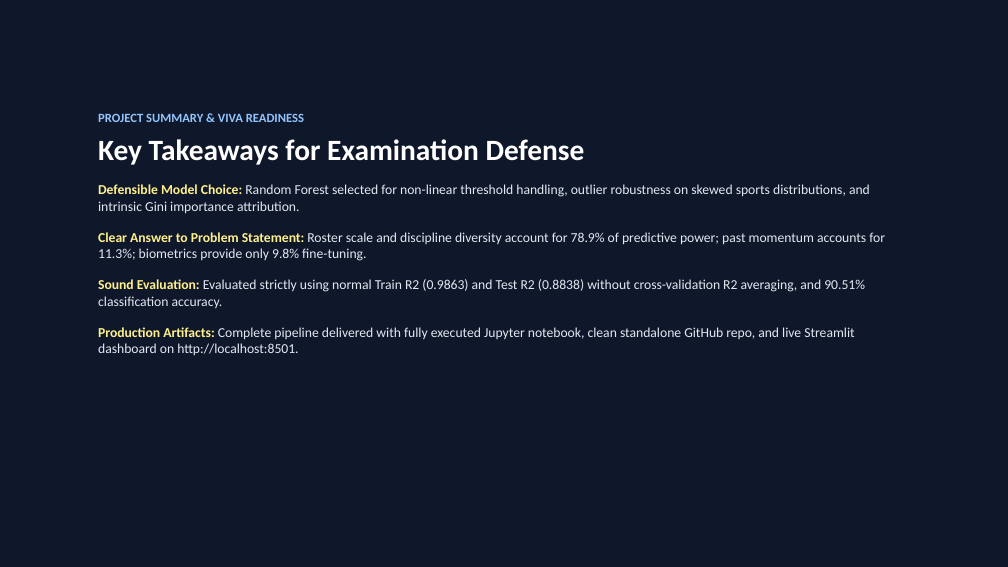
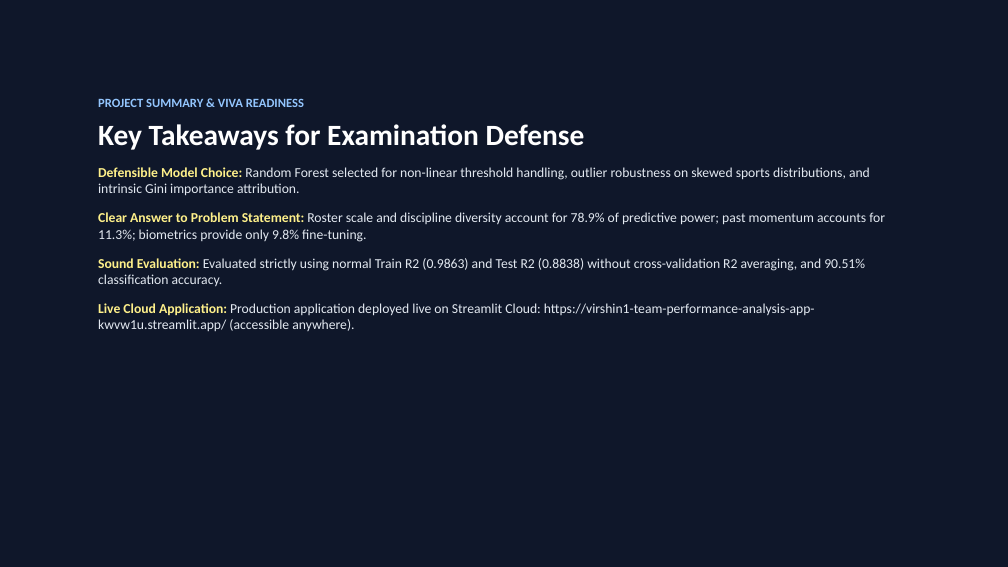
Before and after one commit to Virshin1/Team-Performance-Analysis, a slide deck: slide 12 of Olympic_Team_Performance_Presentation.pptx. Drawn at 1008x567 pixels with LibreOffice and Linux fonts; fonts in the diff are those of the drawing. Boxes give left, top, right and bottom in pixels: in the first picture for what was removed or moved away, otherwise in the second. Text is boxed around its words. In the diff, an @@ line names an element or a change of style, - is before the commit and + after.

Commit message:
Eliminate white bar artifacts using native theme-adaptive widgets and update all documentation to live Streamlit Cloud URL

```diff
--- a/Olympic_Team_Performance_Presentation.pptx
+++ b/Olympic_Team_Performance_Presentation.pptx
@@ text "PROJECT SUMMARY & VIVA READINESS": place and size @@
-text "PROJECT SUMMARY & VIVA READINESS" at [98, 113, 885, 355]
+text "PROJECT SUMMARY & VIVA READINESS" at [98, 98, 885, 331]
@@ text at [98, 167, 885, 287]: less space between paragraphs @@
@@ text at [98, 303, 815, 331]: text changed @@
-Production Artifacts: Complete pipeline delivered with fully executed Jupyter notebook, clean standalone GitHub repo, and live Streamlit dashboard on http://localhost:8501.
+Live Cloud Application: Production application deployed live on Streamlit Cloud: https://virshin1-team-performance-analysis-app-kwvw1u.streamlit.app/ (accessible anywhere).
```
Also in this commit, not shown: 7 other slides changed, 4 other files.
